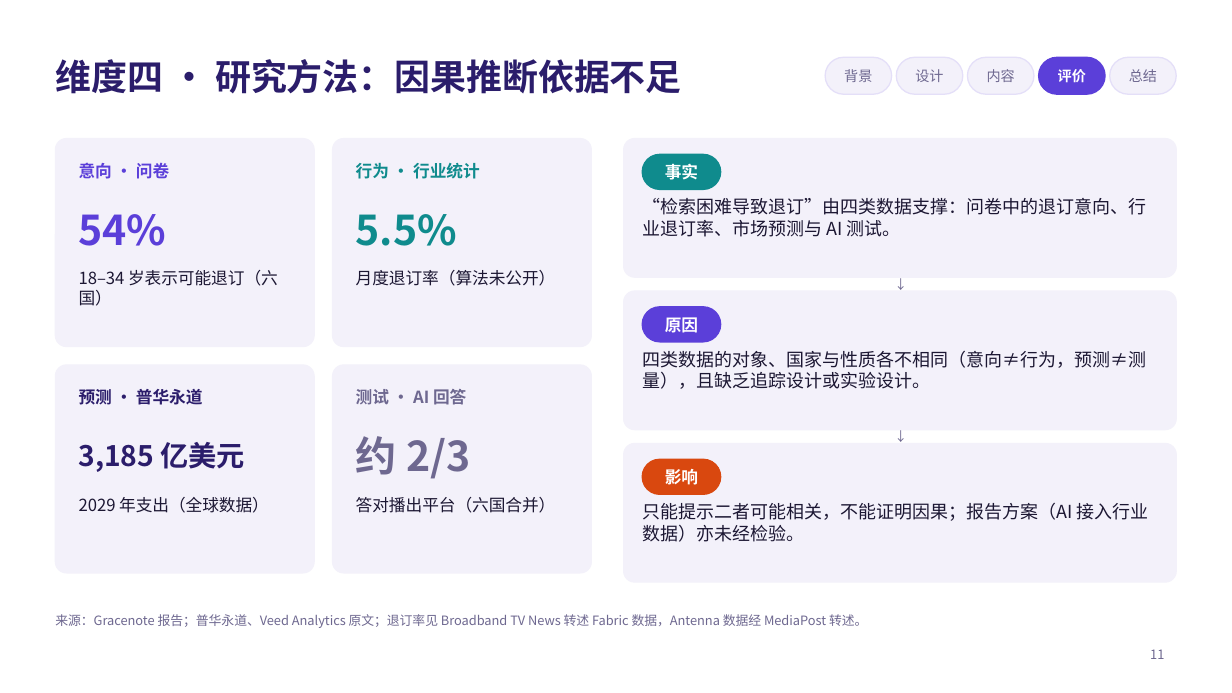
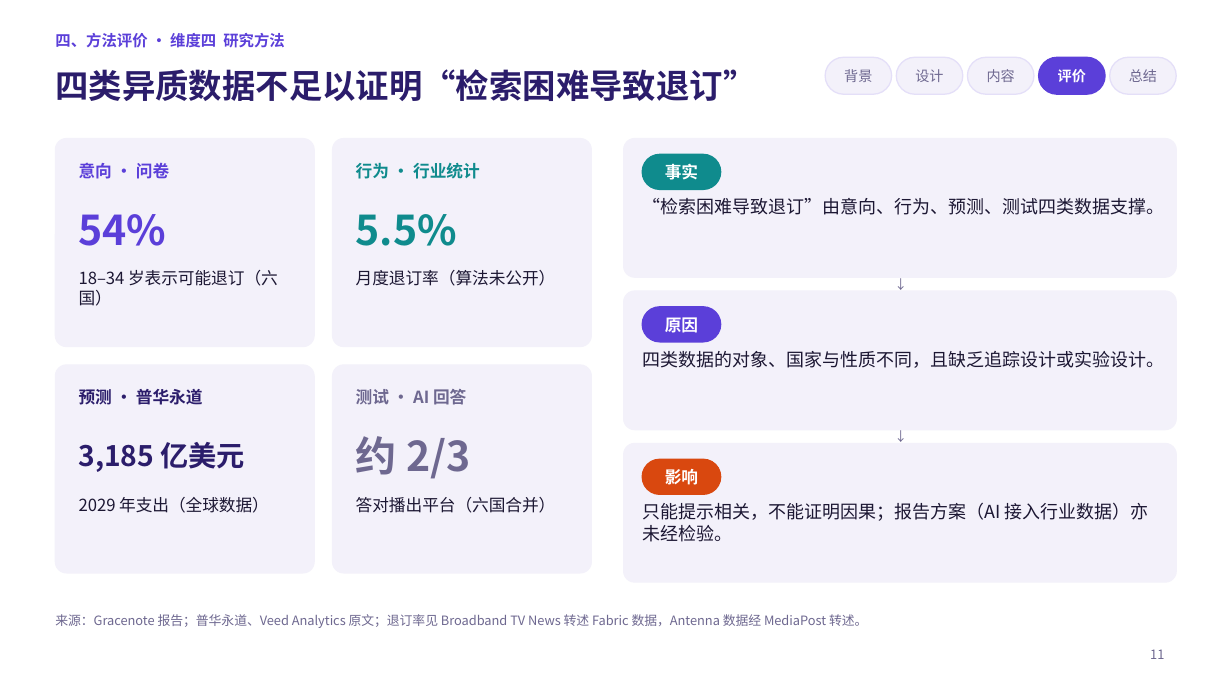
Before and after one commit to jayleo113/ppt, a slide deck: slide 11 of Gracenote报告解读_课堂汇报.pptx. Drawn at 1232x693 pixels with LibreOffice and Linux fonts; fonts in the diff are those of the drawing. Boxes give left, top, right and bottom in pixels: in the first picture for what was removed or moved away, otherwise in the second. Text is boxed around its words. In the diff, an @@ line names an element or a change of style, - is before the commit and + after.

```diff
--- a/Gracenote报告解读_课堂汇报.pptx
+++ b/Gracenote报告解读_课堂汇报.pptx
@@ text added at [55,33,285,48], 12 pt, text #5B3FD9, bold @@
+四、方法评价 · 维度四 研究方法
@@ title at [55,69,756,101]: text changed; size 28 to 26 pt @@
-维度四 · 研究方法：因果推断依据不足
+四类异质数据不足以证明“检索困难导致退订”
@@ text at [642,198,1164,215]: text changed @@
-“检索困难导致退订”由四类数据支撑：问卷中的退订意向、行业退订率、市场预测与 AI 测试。
+“检索困难导致退订”由意向、行为、预测、测试四类数据支撑。
@@ text at [642,351,1164,368]: text changed @@
-四类数据的对象、国家与性质各不相同（意向≠行为，预测≠测量），且缺乏追踪设计或实验设计。
+四类数据的对象、国家与性质不同，且缺乏追踪设计或实验设计。
@@ text at [642,503,1149,542]: text changed @@
-只能提示二者可能相关，不能证明因果；报告方案（AI 接入行业数据）亦未经检验。
+只能提示相关，不能证明因果；报告方案（AI 接入行业数据）亦未经检验。
```
Also in this commit, not shown: 12 other slides changed, 5 other files.
